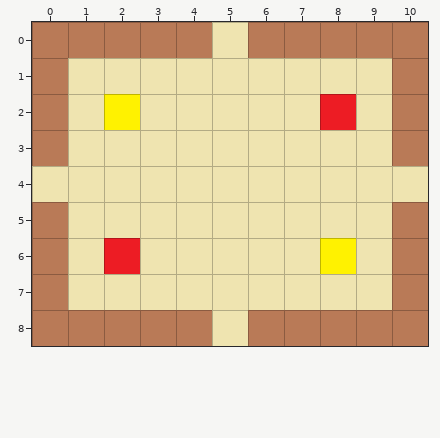
One commit to this Tiled map: Adventure/res/rooms/example.room.tmx. Above, as it was before the edit.
Cells are 64x64 px. Shown: x 0..10, y 0..8.
And afterwards:
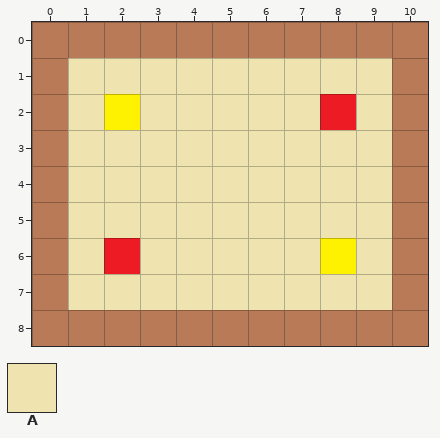
Key: from "tiled": A 1.
_ is an empty cell.
Tiles replaced or removed in this view: A.
From old to new:
Changed rows in their new state; . is an unchanged cell.
Layer "doors" (removed):
first column x 5:
0 _
first column x 0:
4 _........._
first column x 5:
8 _
